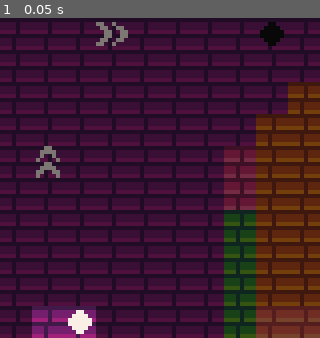
Above: before the commit, frame 1.
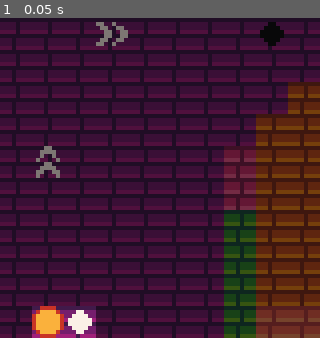
Above: after the commit, the same moment.

Repository: youxuanzhao/Aeris
Game: Godot game, scene res://Scenes/main.tscn
Two runs of this game, one before a commit and one after it. Both use one fixed random seed, a clock stepped at 60 frames per second and the inputs below.
Inputs:
- Up to frame 1 (0.05 s): no input

The runs differ from the first frame. In frame 1, 0.8% of the frame differs, in the area x 10-20%, y 90-100%.

Commit message:
movement

Diff:
--- a/Scenes/main.tscn
+++ b/Scenes/main.tscn
@@ -1,5 +1,6 @@
-[gd_scene load_steps=6 format=3 uid="uid://byayvdf7igbsm"]
+[gd_scene load_steps=7 format=3 uid="uid://byayvdf7igbsm"]
 
+[ext_resource type="PackedScene" uid="uid://ql7bqubma2ro" path="res://Scenes/player.tscn" id="1_fsdmj"]
 [ext_resource type="Texture2D" uid="uid://7al4f48lrkx1" path="res://Assets/tile-Sheet.png" id="1_lggcy"]
 [ext_resource type="Texture2D" uid="uid://c3n27ffky0xfd" path="res://Assets/blackmask.png" id="2_x5xds"]
 
@@ -7,29 +8,65 @@
 texture = ExtResource("1_lggcy")
 texture_region_size = Vector2i(8, 8)
 0:0/0 = 0
+0:0/0/physics_layer_0/linear_velocity = Vector2(0, 0)
+0:0/0/physics_layer_0/angular_velocity = 0.0
 1:0/0 = 0
+1:0/0/physics_layer_0/linear_velocity = Vector2(0, 0)
+1:0/0/physics_layer_0/angular_velocity = 0.0
 2:0/0 = 0
+2:0/0/physics_layer_0/linear_velocity = Vector2(0, 0)
+2:0/0/physics_layer_0/angular_velocity = 0.0
 3:0/0 = 0
+3:0/0/physics_layer_0/linear_velocity = Vector2(0, 0)
+3:0/0/physics_layer_0/angular_velocity = 0.0
 4:0/0 = 0
+4:0/0/physics_layer_0/linear_velocity = Vector2(0, 0)
+4:0/0/physics_layer_0/angular_velocity = 0.0
 5:0/0 = 0
+5:0/0/physics_layer_0/linear_velocity = Vector2(0, 0)
+5:0/0/physics_layer_0/angular_velocity = 0.0
 6:0/0 = 0
+6:0/0/physics_layer_0/linear_velocity = Vector2(0, 0)
+6:0/0/physics_layer_0/angular_velocity = 0.0
 7:0/0 = 0
+7:0/0/physics_layer_0/linear_velocity = Vector2(0, 0)
+7:0/0/physics_layer_0/angular_velocity = 0.0
 0:1/0 = 0
+0:1/0/physics_layer_0/linear_velocity = Vector2(0, 0)
+0:1/0/physics_layer_0/angular_velocity = 0.0
 1:1/0 = 0
+1:1/0/physics_layer_0/linear_velocity = Vector2(0, 0)
+1:1/0/physics_layer_0/angular_velocity = 0.0
 2:1/0 = 0
+2:1/0/physics_layer_0/linear_velocity = Vector2(0, 0)
+2:1/0/physics_layer_0/angular_velocity = 0.0
 3:1/0 = 0
+3:1/0/physics_layer_0/linear_velocity = Vector2(0, 0)
+3:1/0/physics_layer_0/angular_velocity = 0.0
 4:1/0 = 0
+4:1/0/physics_layer_0/linear_velocity = Vector2(0, 0)
+4:1/0/physics_layer_0/angular_velocity = 0.0
 5:1/0 = 0
+5:1/0/physics_layer_0/linear_velocity = Vector2(0, 0)
+5:1/0/physics_layer_0/angular_velocity = 0.0
 6:1/0 = 0
+6:1/0/physics_layer_0/linear_velocity = Vector2(0, 0)
+6:1/0/physics_layer_0/angular_velocity = 0.0
 7:1/0 = 0
+7:1/0/physics_layer_0/linear_velocity = Vector2(0, 0)
+7:1/0/physics_layer_0/angular_velocity = 0.0
 
 [sub_resource type="TileSetAtlasSource" id="TileSetAtlasSource_b06lu"]
 texture = ExtResource("2_x5xds")
 texture_region_size = Vector2i(8, 8)
 0:0/0 = 0
+0:0/0/physics_layer_0/linear_velocity = Vector2(0, 0)
+0:0/0/physics_layer_0/angular_velocity = 0.0
+0:0/0/physics_layer_0/polygon_0/points = PackedVector2Array(-4, -4, 4, -4, 4, 4, -4, 4)
 
 [sub_resource type="TileSet" id="TileSet_aj2vo"]
 tile_size = Vector2i(8, 8)
+physics_layer_0/collision_layer = 1
 sources/0 = SubResource("TileSetAtlasSource_81rkx")
 sources/2 = SubResource("TileSetAtlasSource_b06lu")
 
@@ -53,4 +90,7 @@
 layer_2/y_sort_enabled = false
 layer_2/y_sort_origin = 0
 layer_2/z_index = 0
-layer_2/tile_data = PackedInt32Array(589824, 2, 0, 524288, 2 …(1247 unchanged characters)… 327688, 2, 0, 262152, 2, 0, 196616, 2, 0)
+layer_2/tile_data = PackedInt32Array(589824, 2, 0, 524288, 2 …(1247 unchanged characters)… 327688, 2, 0, 262152, 2, 0, 196616, 2, 0, 655360, 2, 0, 655363, 2, 0, 655364, 2, 0, 655365, 2, 0, 655366, 2, 0, 655367, 2, 0, 655368, 2, 0, 655369, 2, 0, 655370, 2, 0, 589834, 2, 0, 524298, 2, 0, 458762, 2, 0, 393226, 2, 0, 327690, 2, 0, 262154, 2, 0, 196618, 2, 0, 131082, 2, 0, 65546, 2, 0, 10, 2, 0, -65526, 2, 0, -65527, 2, 0, -65528, 2, 0, -65529, 2, 0, -65530, 2, 0, -65531, 2, 0, -65532, 2, 0, -65533, 2, 0, -65535, 2, 0, -65534, 2, 0, -65536, 2, 0, -1, 2, 0, 65535, 2, 0, 131071, 2, 0, 196607, 2, 0, 262143, 2, 0, 327679, 2, 0, 393215, 2, 0, 458751, 2, 0, 524287, 2, 0, 589823, 2, 0, 655359, 2, 0, 720895, 2, 0, 655361, 2, 0, 655362, 2, 0)
+
+[node name="Player" parent="." instance=ExtResource("1_fsdmj")]
+position = Vector2(12, 76)
--- /dev/null
+++ b/Scenes/player.gd
@@ -0,0 +1,20 @@
+extends CharacterBody2D
+
+var motion = Vector2(0,0)
+
+func _ready():
+	pass
+
+func _input(event):
+	motion = Vector2.ZERO
+
+	if event.is_action_pressed("right"):
+		motion.x = 8
+	elif event.is_action_pressed("left"):
+		motion.x = -8
+	elif event.is_action_pressed("up"):
+		motion.y = -8
+	elif event.is_action_pressed("down"):
+		motion.y = 8
+
+	move_and_collide(motion)
--- a/Scenes/player.tscn
+++ b/Scenes/player.tscn
@@ -1,6 +1,18 @@
-[gd_scene load_steps=2 format=3 uid="uid://ql7bqubma2ro"]
+[gd_scene load_steps=4 format=3 uid="uid://ql7bqubma2ro"]
 
-[ext_resource type="Texture2D" uid="uid://6axvgwvyrnag" path="res://Player.png" id="1_qr2a6"]
+[ext_resource type="Script" path="res://Scenes/player.gd" id="1_hj2e4"]
+[ext_resource type="Texture2D" uid="uid://6axvgwvyrnag" path="res://Assets/Player.png" id="1_ocxy1"]
 
-[node name="Sprite2D" type="Sprite2D"]
-texture = ExtResource("1_qr2a6")
+[sub_resource type="RectangleShape2D" id="RectangleShape2D_8febm"]
+size = Vector2(8, 8)
+
+[node name="CharacterBody2D" type="CharacterBody2D"]
+floor_max_angle = 0.0
+safe_margin = 0.001
+script = ExtResource("1_hj2e4")
+
+[node name="Sprite2D" type="Sprite2D" parent="."]
+texture = ExtResource("1_ocxy1")
+
+[node name="CollisionShape2D" type="CollisionShape2D" parent="."]
+shape = SubResource("RectangleShape2D_8febm")
--- /dev/null
+++ b/Scripts/player.gd
@@ -0,0 +1,11 @@
+extends Sprite2D
+
+@export var gameMap : TileMap
+# Called when the node enters the scene tree for the first time.
+func _ready():
+	pass # Replace with function body.
+
+
+# Called every frame. 'delta' is the elapsed time since the previous frame.
+func _process(delta):
+	if(Input.is_action_pressed("up")):
--- a/project.godot
+++ b/project.godot
@@ -27,6 +27,33 @@
 
 project/assembly_name="Aeris"
 
+[input]
+
+up={
+"deadzone": 0.5,
+"events": [Object(InputEventKey,"resource_local_to_scene":false,"resource_name":"","device":-1,"window_id":0,"alt_pressed":false,"shift_pressed":false,"ctrl_pressed":false,"meta_pressed":false,"pressed":false,"keycode":0,"physical_keycode":87,"key_label":0,"unicode":119,"echo":false,"script":null)
+, Object(InputEventKey,"resource_local_to_scene":false,"resource_name":"","device":-1,"window_id":0,"alt_pressed":false,"shift_pressed":false,"ctrl_pressed":false,"meta_pressed":false,"pressed":false,"keycode":0,"physical_keycode":4194320,"key_label":0,"unicode":0,"echo":false,"script":null)
+]
+}
+left={
+"deadzone": 0.5,
+"events": [Object(InputEventKey,"resource_local_to_scene":false,"resource_name":"","device":-1,"window_id":0,"alt_pressed":false,"shift_pressed":false,"ctrl_pressed":false,"meta_pressed":false,"pressed":false,"keycode":0,"physical_keycode":65,"key_label":0,"unicode":97,"echo":false,"script":null)
+, Object(InputEventKey,"resource_local_to_scene":false,"resource_name":"","device":-1,"window_id":0,"alt_pressed":false,"shift_pressed":false,"ctrl_pressed":false,"meta_pressed":false,"pressed":false,"keycode":0,"physical_keycode":4194319,"key_label":0,"unicode":0,"echo":false,"script":null)
+]
+}
+down={
+"deadzone": 0.5,
+"events": [Object(InputEventKey,"resource_local_to_scene":false,"resource_name":"","device":-1,"window_id":0,"alt_pressed":false,"shift_pressed":false,"ctrl_pressed":false,"meta_pressed":false,"pressed":false,"keycode":0,"physical_keycode":4194322,"key_label":0,"unicode":0,"echo":false,"script":null)
+, Object(InputEventKey,"resource_local_to_scene":false,"resource_name":"","device":-1,"window_id":0,"alt_pressed":false,"shift_pressed":false,"ctrl_pressed":false,"meta_pressed":false,"pressed":false,"keycode":0,"physical_keycode":83,"key_label":0,"unicode":115,"echo":false,"script":null)
+]
+}
+right={
+"deadzone": 0.5,
+"events": [Object(InputEventKey,"resource_local_to_scene":false,"resource_name":"","device":-1,"window_id":0,"alt_pressed":false,"shift_pressed":false,"ctrl_pressed":false,"meta_pressed":false,"pressed":false,"keycode":0,"physical_keycode":68,"key_label":0,"unicode":100,"echo":false,"script":null)
+, Object(InputEventKey,"resource_local_to_scene":false,"resource_name":"","device":-1,"window_id":0,"alt_pressed":false,"shift_pressed":false,"ctrl_pressed":false,"meta_pressed":false,"pressed":false,"keycode":0,"physical_keycode":4194321,"key_label":0,"unicode":0,"echo":false,"script":null)
+]
+}
+
 [rendering]
 
 textures/canvas_textures/default_texture_filter=0
